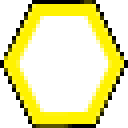
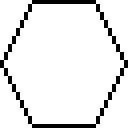
Layered file, before and after one edit (128px x 128px). Changes by layer:
hid "Layer" over [4, 0, 124, 128]
